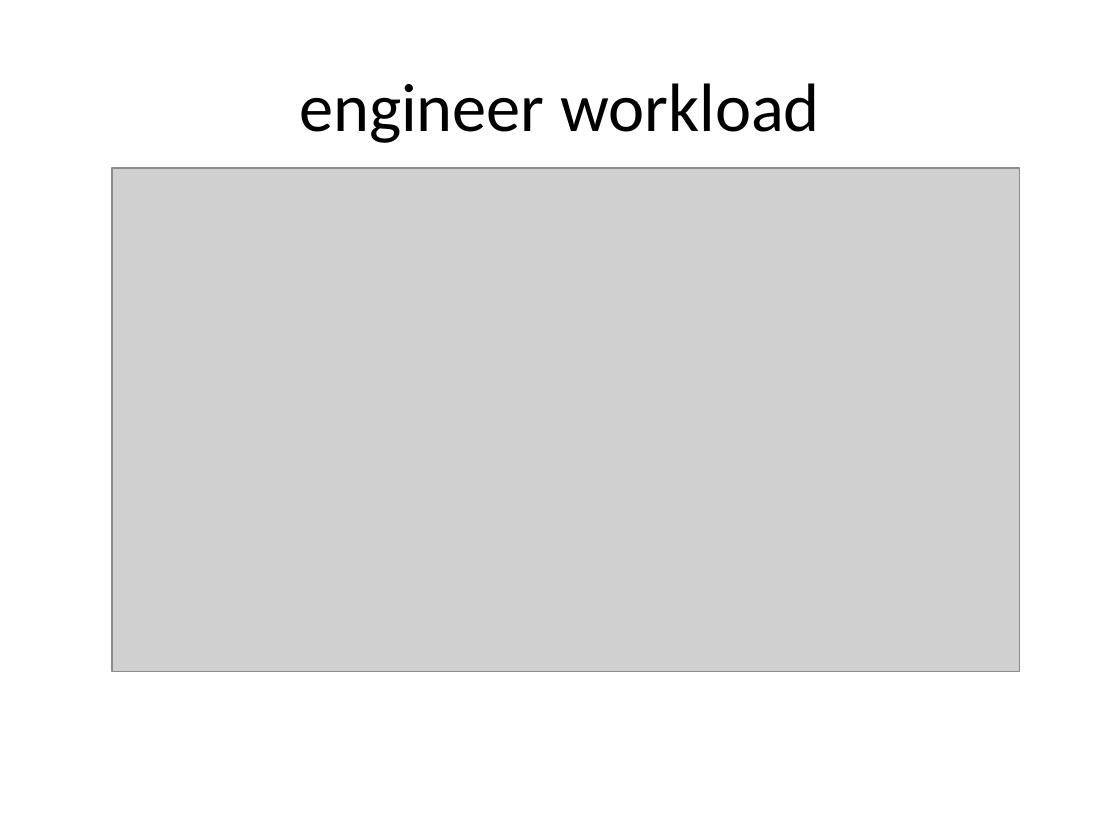
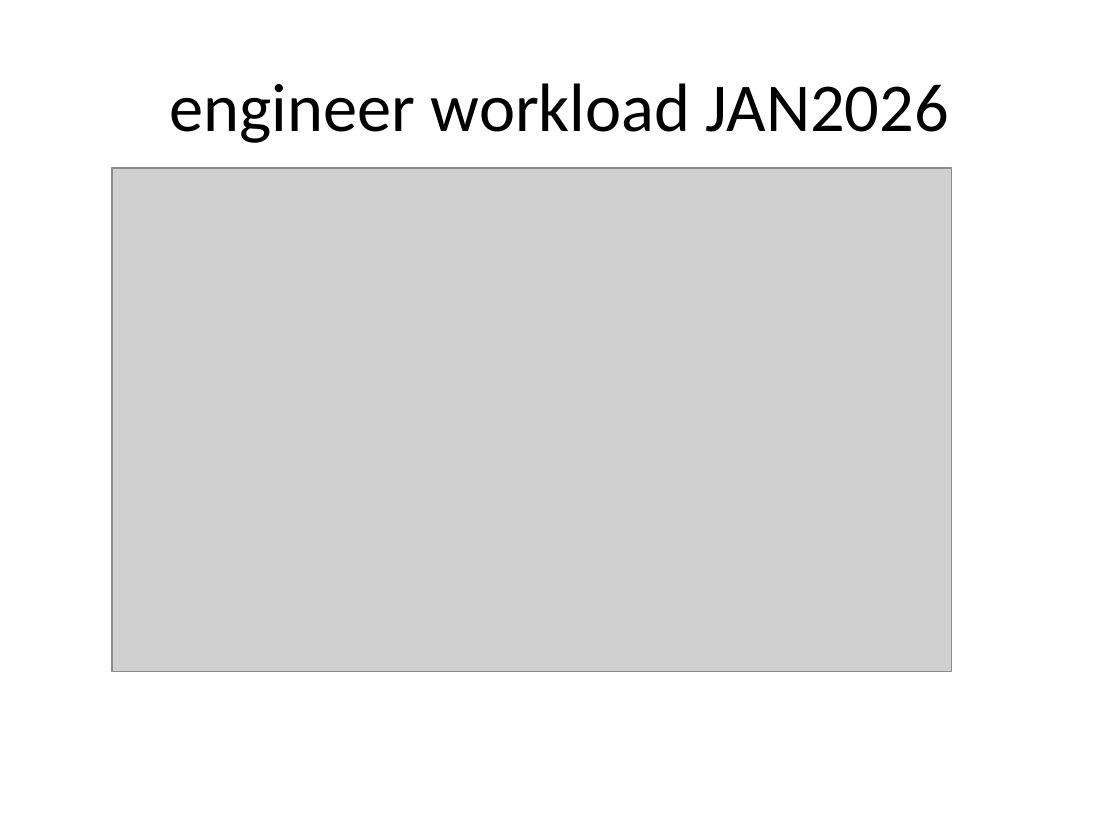
Before and after one commit to sanjaykoul/GenSight-Issue-Insight-Automator, a slide deck: slide 4 of reports/JAN2026/Monthly_Issue_Insights_JAN2026.pptx. Drawn at 1120x840 pixels with LibreOffice and Linux fonts; fonts in the diff are those of the drawing; grey boxes stand for pictures. Boxes give left, top, right and bottom in pixels: in the first picture for what was removed or moved away, otherwise in the second. Text is boxed around its words. In the diff, an @@ line names an element or a change of style, - is before the commit and + after.

```diff
--- a/reports/JAN2026/Monthly_Issue_Insights_JAN2026.pptx
+++ b/reports/JAN2026/Monthly_Issue_Insights_JAN2026.pptx
@@ title at bbox=[170, 83, 949, 143]: text changed @@
-engineer workload
+engineer workload JAN2026
@@ picture: place and size @@
-picture at bbox=[112, 168, 1019, 672]
+picture at bbox=[112, 168, 952, 672]
```
Also in this commit, not shown: 2 other slides changed, 10 other files.
